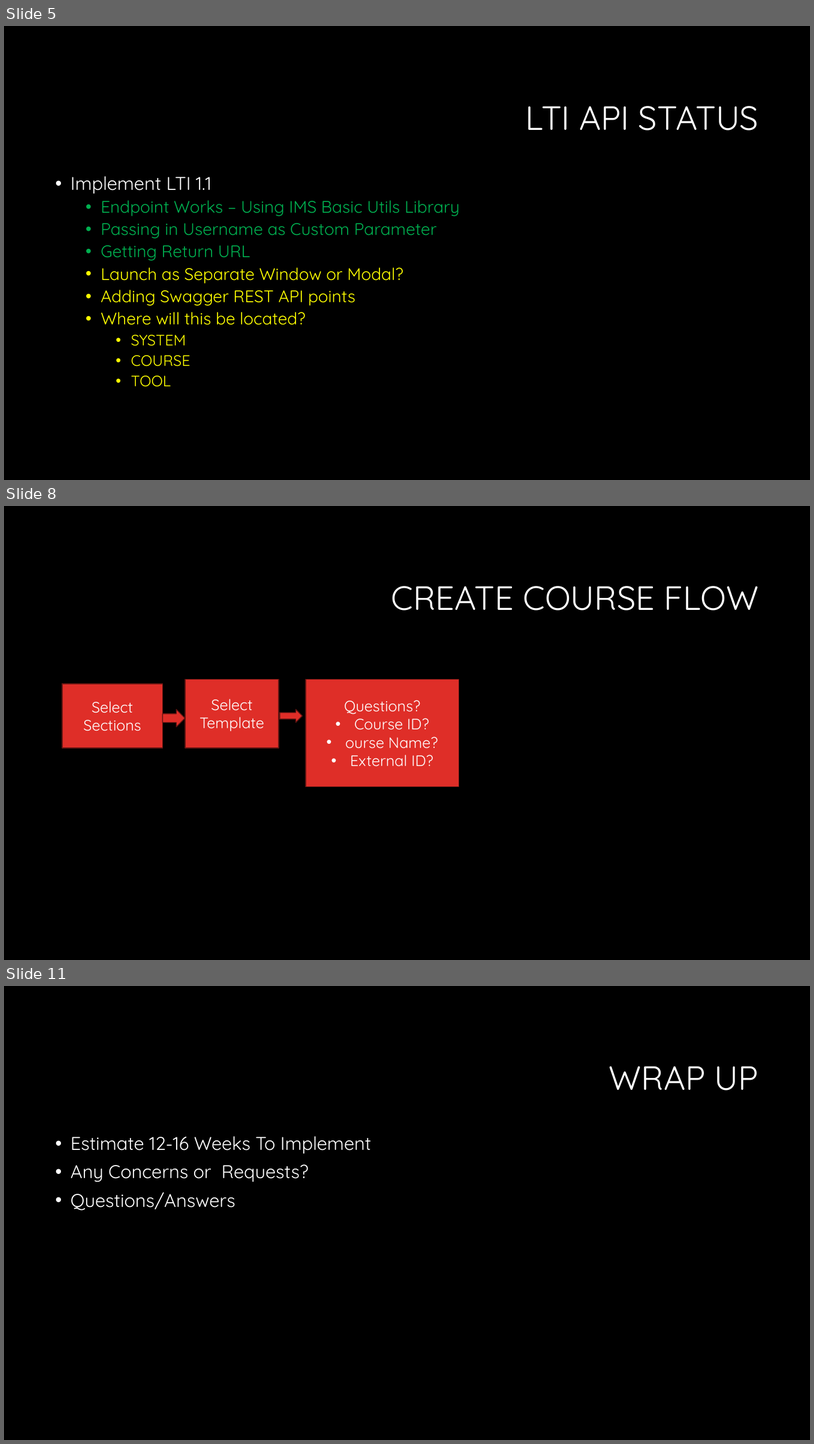
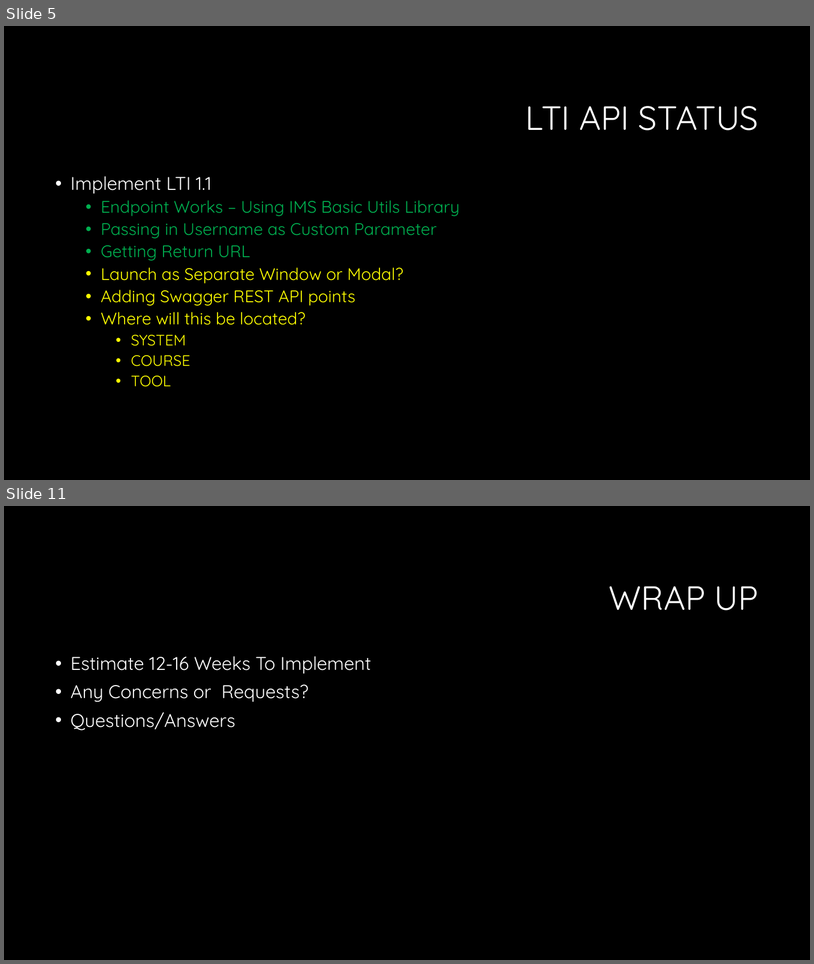
Before and after one commit to joefavero/WaukeshaBBScheduler, a slide deck: docs/Waukesha Week 4.pptx. Shown one above the other, each under a label of ours: slides 5, 8 and 11 before the commit, slides 5 and 11 after it; the slides between them are not shown. The pictures are 814x1444 and 814x964 pixels, drawn with LibreOffice and Linux fonts; fonts in the diff are those of the drawing; background and template pictures are left out. Boxes give left, top, right and bottom in pixels: in the first picture for what was removed or moved away, otherwise in the second. Text is boxed around its words. In the diff, an @@ line names an element or a change of style, - is before the commit and + after.

```diff
--- a/docs/Waukesha Week 4.pptx
+++ b/docs/Waukesha Week 4.pptx
@@ slide 8 removed at box(4, 506, 810, 960), background #000000 @@
@@ title removed at box(392, 586, 759, 610) @@
-CREATE COURSE FLOW
@@ rectangle removed at box(62, 684, 162, 748) @@
-Select Sections
@@ rectangle removed at box(185, 679, 279, 748) @@
-Select Template
@@ rectangle removed at box(306, 679, 459, 787) @@
-Questions?
-• Course ID?
-• ourse Name?
-• External ID?
@@ right arrow removed at box(162, 709, 185, 727) @@
@@ right arrow removed at box(280, 709, 302, 723) @@
```
Also in this commit, not shown: 6 slides changed, 1 slide added, 1 other file.
